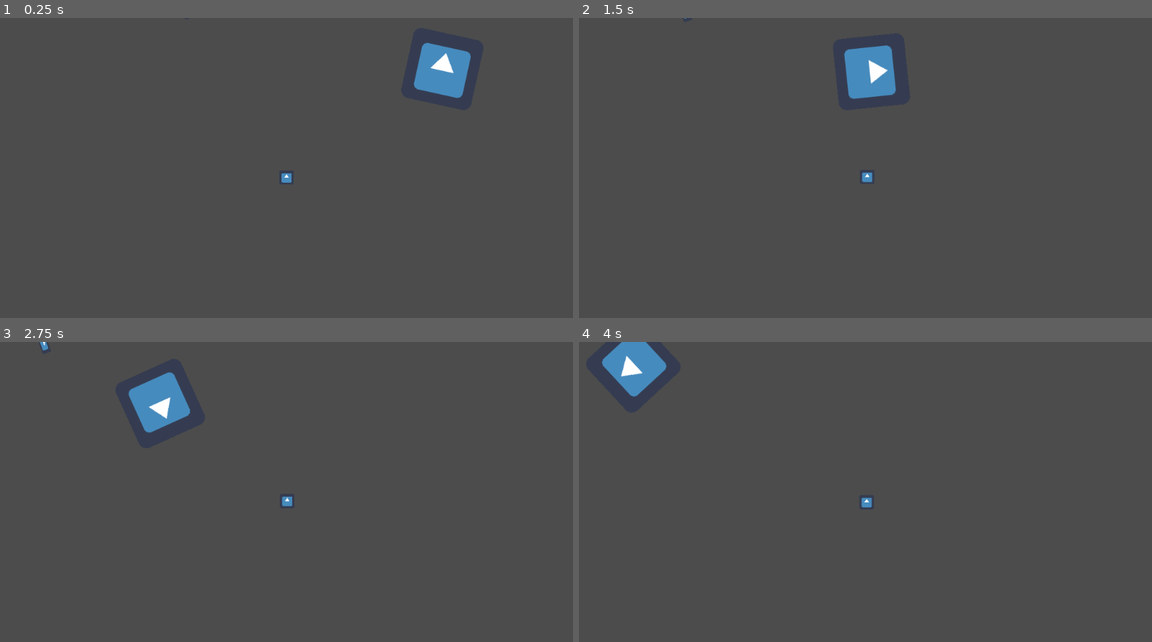
Above: before the commit, frames 1-4 (two rows, left to right).
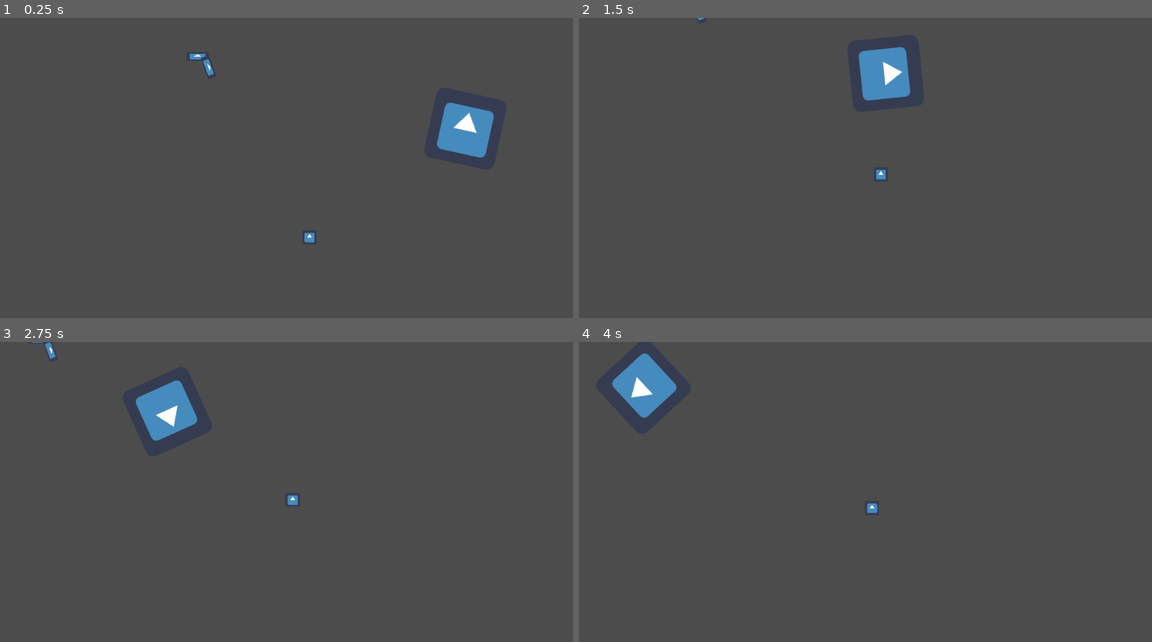
Above: after the commit, the same moments.

Repository: The-Churrosaur/godot-networking-test
Game: Godot game, scene res://Scenes/Main.tscn
The game is run twice, just before and just after one commit, with the same random seed, the same clock (stepped at 60 frames per second) and the same inputs. The engine's default icon, where the game draws it, is replaced by a stand-in: a white triangle on a blue panel in a dark square.
Inputs (mouse positions are in pixels of both pictures, inside the frame that each line leads up to):
- Up to frame 1 (0.25 s): no input
- Up to frame 2 (1.5 s): tap Enter (ui_accept) at 0.5, 0.77 s; move the mouse to (991, 168) at 0.52 s; hold Right (ui_right) 0.53-1.28 s; move the mouse to (750, 201) at 1.27 s; hold Left (ui_left) from 1.28 s (still down)
- Up to frame 3 (2.75 s): tap Enter (ui_accept) at 1.52 s; move the mouse to (343, 435) at 2.02 s; release Left (ui_left) at 2.03 s; hold Right (ui_right) from 2.03 s (still down)
- Up to frame 4 (4 s): move the mouse to (836, 576) at 2.77 s; tap Enter (ui_accept) at 3.02, 3.77 s; move the mouse to (1037, 561) at 3.52 s; release Right (ui_right) at 3.53 s; hold Left (ui_left) from 3.53 s (still down)

The runs differ from the first frame. In frame 1, 3.0% of the frame differs, in the area x 33-87%, y 8-75%; in frame 2, 1.3%; in frame 3, 1.1%; in frame 4, 1.7%.

Commit message:
reorganized files

Diff:
--- a/AsteroidVania/Scenes/Main.gd
+++ b/AsteroidVania/Scenes/Main.gd
@@ -2,4 +2,4 @@
 
 
 func _ready():
-	get_tree().change_scene("res://Scenes/TestScene.tscn")
+	get_tree().change_scene("res://Scenes/levels/TestScene.tscn")
--- a/AsteroidVania/Scenes/CharacterPhysicsDummy.tscn
+++ b/AsteroidVania/Scenes/character/CharacterPhysicsDummy.tscn
@@ -1,6 +1,6 @@
 [gd_scene load_steps=3 format=2]
 
-[ext_resource path="res://Scenes/CharacterPhysicsDummy.gd" type="Script" id=1]
+[ext_resource path="res://Scenes/character/CharacterPhysicsDummy.gd" type="Script" id=1]
 
 [sub_resource type="CircleShape2D" id=1]
 
--- a/AsteroidVania/Scenes/kinematic_character.gd
+++ b/AsteroidVania/Scenes/character/kinematic_character.gd
@@ -28,7 +28,7 @@
 
 # physics dummy
 
-onready var physics_dummy_preload = preload("res://Scenes/CharacterPhysicsDummy.tscn")
+onready var physics_dummy_preload = preload("res://Scenes/character/CharacterPhysicsDummy.tscn")
 var physics_dummy_instance : RigidBody2D = null
 var physics_dummy_spawned = false
 
@@ -141,7 +141,7 @@
 
 	if platform is RigidBody2D:
 		angular_velocity = platform.angular_velocity
-	if platform.is_in_group("DummyPlatform"):
+	if platform.is_in_group("WalkableSurface"):
 		angular_velocity = platform.physics_dummy_instance.angular_velocity
 	else:
 		return false
--- a/AsteroidVania/Scenes/kinematic_character.tscn
+++ b/AsteroidVania/Scenes/character/kinematic_character.tscn
@@ -1,13 +1,13 @@
 [gd_scene load_steps=5 format=2]
 
 [ext_resource path="res://icon.png" type="Texture" id=1]
-[ext_resource path="res://Scenes/kinematic_character.gd" type="Script" id=2]
-[ext_resource path="res://player_controller.tscn" type="PackedScene" id=3]
+[ext_resource path="res://Scenes/character/player_controller.tscn" type="PackedScene" id=2]
+[ext_resource path="res://Scenes/character/kinematic_character.gd" type="Script" id=3]
 
 [sub_resource type="CircleShape2D" id=1]
 
 [node name="KinematicCharacter" type="KinematicBody2D"]
-script = ExtResource( 2 )
+script = ExtResource( 3 )
 
 [node name="CollisionShape2D" type="CollisionShape2D" parent="."]
 shape = SubResource( 1 )
@@ -17,4 +17,4 @@
 scale = Vector2( 0.2, 0.2 )
 texture = ExtResource( 1 )
 
-[node name="PlayerController" parent="." instance=ExtResource( 3 )]
+[node name="PlayerController" parent="." instance=ExtResource( 2 )]
--- a/AsteroidVania/player_controller.tscn
+++ b/AsteroidVania/Scenes/character/player_controller.tscn
@@ -1,6 +1,7 @@
 [gd_scene load_steps=2 format=2]
 
-[ext_resource path="res://player_controller.gd" type="Script" id=1]
+[ext_resource path="res://Scenes/character/player_controller.gd" type="Script" id=1]
+
 
 [node name="PlayerController" type="Node2D"]
 script = ExtResource( 1 )
--- a/AsteroidVania/dummy_platform.gd
+++ b/AsteroidVania/Scenes/environment/walkable_object.gd
@@ -1,8 +1,8 @@
-class_name DummyPlatform
+class_name WalkableObject
 extends KinematicBody2D
 
 onready var collider = $CollisionShape2D
-onready var phyics_dummy_preload = preload("res://platform_physics_dummy.tscn")
+onready var phyics_dummy_preload = preload("res://Scenes/environment/walkable_object_dummy.tscn")
 
 var physics_dummy_instance : RigidBody2D = null
 var first_tick = true
--- a/AsteroidVania/dummy_platform.tscn
+++ b/AsteroidVania/Scenes/environment/walkable_object.tscn
@@ -1,14 +1,14 @@
 [gd_scene load_steps=4 format=2]
 
 [ext_resource path="res://icon.png" type="Texture" id=1]
-[ext_resource path="res://dummy_platform.gd" type="Script" id=2]
+[ext_resource path="res://Scenes/environment/walkable_object.gd" type="Script" id=2]
 
 [sub_resource type="CircleShape2D" id=1]
 radius = 100.0
 
-[node name="DummyPlatform" type="KinematicBody2D" groups=[
-"DummyPlatform",
+[node name="WalkableObject" type="KinematicBody2D" groups=[
 "Platform",
+"WalkableSurface",
 ]]
 collision_layer = 3
 script = ExtResource( 2 )
--- a/AsteroidVania/Scenes/TestScene.gd
+++ b/AsteroidVania/Scenes/levels/TestScene.gd
@@ -7,5 +7,5 @@
 	camera.make_current()
 
 func _process(delta):
-	camera.position = lerp(camera.position, character.position, 0.5)
+	camera.position = lerp(camera.position, character.position, 0.1)
 	camera.rotation = lerp_angle(camera.rotation, character.rotation, 0.1)
--- a/AsteroidVania/Scenes/TestScene.tscn
+++ b/AsteroidVania/Scenes/levels/TestScene.tscn
@@ -1,11 +1,11 @@
 [gd_scene load_steps=11 format=2]
 
 [ext_resource path="res://icon.png" type="Texture" id=1]
-[ext_resource path="res://Scenes/kinematic_character.tscn" type="PackedScene" id=2]
-[ext_resource path="res://Scenes/TestScene.gd" type="Script" id=3]
-[ext_resource path="res://Scenes/gravity_area.gd" type="Script" id=4]
-[ext_resource path="res://Scenes/test_kinematic_planet.gd" type="Script" id=5]
-[ext_resource path="res://dummy_platform.tscn" type="PackedScene" id=6]
+[ext_resource path="res://Scenes/levels/TestScene.gd" type="Script" id=2]
+[ext_resource path="res://Scenes/environment/gravity_area.gd" type="Script" id=3]
+[ext_resource path="res://Scenes/environment/test_kinematic_planet.gd" type="Script" id=4]
+[ext_resource path="res://Scenes/character/kinematic_character.tscn" type="PackedScene" id=5]
+[ext_resource path="res://Scenes/environment/walkable_object.tscn" type="PackedScene" id=6]
 
 [sub_resource type="RectangleShape2D" id=1]
 extents = Vector2( 212.791, 10 )
@@ -13,14 +13,14 @@
 [sub_resource type="CircleShape2D" id=2]
 radius = 200.0
 
-[sub_resource type="CircleShape2D" id=4]
+[sub_resource type="CircleShape2D" id=3]
 radius = 125.0
 
-[sub_resource type="CircleShape2D" id=5]
+[sub_resource type="CircleShape2D" id=4]
 radius = 200.0
 
 [node name="Node2D" type="Node2D"]
-script = ExtResource( 3 )
+script = ExtResource( 2 )
 
 [node name="Platform" type="StaticBody2D" parent="." groups=[
 "Platform",
@@ -74,10 +74,10 @@
 "Platform",
 ]]
 collision_layer = 7
-script = ExtResource( 5 )
+script = ExtResource( 4 )
 
 [node name="CollisionShape2D2" type="CollisionShape2D" parent="KinematicBody2D"]
-shape = SubResource( 4 )
+shape = SubResource( 3 )
 
 [node name="Area2D" type="Area2D" parent="KinematicBody2D" groups=[
 "GravityArea",
@@ -85,10 +85,10 @@
 space_override = 3
 gravity_point = true
 collision_layer = 3
-script = ExtResource( 4 )
+script = ExtResource( 3 )
 
 [node name="CollisionShape2D" type="CollisionShape2D" parent="KinematicBody2D/Area2D"]
-shape = SubResource( 5 )
+shape = SubResource( 4 )
 
 [node name="Sprite" type="Sprite" parent="KinematicBody2D"]
 scale = Vector2( 0.3, 0.3 )
@@ -103,7 +103,7 @@
 rotating = true
 current = true
 
-[node name="KinematicCharacter" parent="." instance=ExtResource( 2 )]
+[node name="KinematicCharacter" parent="." instance=ExtResource( 5 )]
 position = Vector2( 200, 500 )
 
 [node name="DummyPlatform" parent="." instance=ExtResource( 6 )]
--- a/AsteroidVania/Scenes/TestPlayer.tscn
+++ b/AsteroidVania/Scenes/old/TestPlayer.tscn
@@ -1,7 +1,8 @@
 [gd_scene load_steps=5 format=2]
 
 [ext_resource path="res://icon.png" type="Texture" id=1]
-[ext_resource path="res://Scenes/TestPlayer.gd" type="Script" id=2]
+[ext_resource path="res://Scenes/old/TestPlayer.gd" type="Script" id=2]
+
 
 [sub_resource type="PhysicsMaterial" id=1]
 friction = 0.0
--- a/AsteroidVania/platform_physics_dummy.gd
+++ /dev/null
@@ -1,4 +0,0 @@
-extends RigidBody2D
-
-func _ready():
-	linear_velocity = Vector2(100,0)
--- a/AsteroidVania/project.godot
+++ b/AsteroidVania/project.godot
@@ -9,31 +9,31 @@
 config_version=4
 
 _global_script_classes=[ {
-"base": "KinematicBody2D",
-"class": "DummyPlatform",
-"language": "GDScript",
-"path": "res://dummy_platform.gd"
-}, {
 "base": "Area2D",
 "class": "GravityArea",
 "language": "GDScript",
-"path": "res://Scenes/gravity_area.gd"
+"path": "res://Scenes/environment/gravity_area.gd"
 }, {
 "base": "KinematicBody2D",
 "class": "KinematicCharacter",
 "language": "GDScript",
-"path": "res://Scenes/kinematic_character.gd"
+"path": "res://Scenes/character/kinematic_character.gd"
 }, {
 "base": "Node2D",
 "class": "PlayerController",
 "language": "GDScript",
-"path": "res://player_controller.gd"
+"path": "res://Scenes/character/player_controller.gd"
+}, {
+"base": "KinematicBody2D",
+"class": "WalkableObject",
+"language": "GDScript",
+"path": "res://Scenes/environment/walkable_object.gd"
 } ]
 _global_script_class_icons={
-"DummyPlatform": "",
 "GravityArea": "",
 "KinematicCharacter": "",
-"PlayerController": ""
+"PlayerController": "",
+"WalkableObject": ""
 }
 
 [application]
Renamed: AsteroidVania/Scenes/CharacterPhysicsDummy.gd -> AsteroidVania/Scenes/character/CharacterPhysicsDummy.gd
Renamed: AsteroidVania/player_controller.gd -> AsteroidVania/Scenes/character/player_controller.gd
Renamed: AsteroidVania/Scenes/gravity_area.gd -> AsteroidVania/Scenes/environment/gravity_area.gd
Renamed: AsteroidVania/Scenes/test_kinematic_planet.gd -> AsteroidVania/Scenes/environment/test_kinematic_planet.gd
Renamed: AsteroidVania/platform_physics_dummy.tscn -> AsteroidVania/Scenes/environment/walkable_object_dummy.tscn
Renamed: AsteroidVania/Scenes/TestPlayer.gd -> AsteroidVania/Scenes/old/TestPlayer.gd
